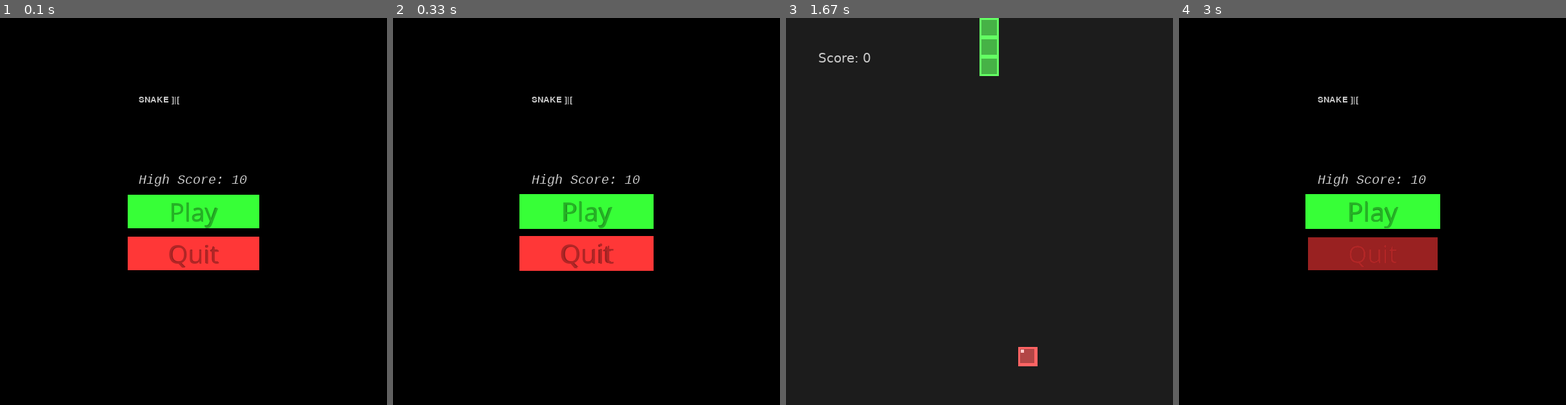
Above: before the commit, frames 1-4 (left to right).
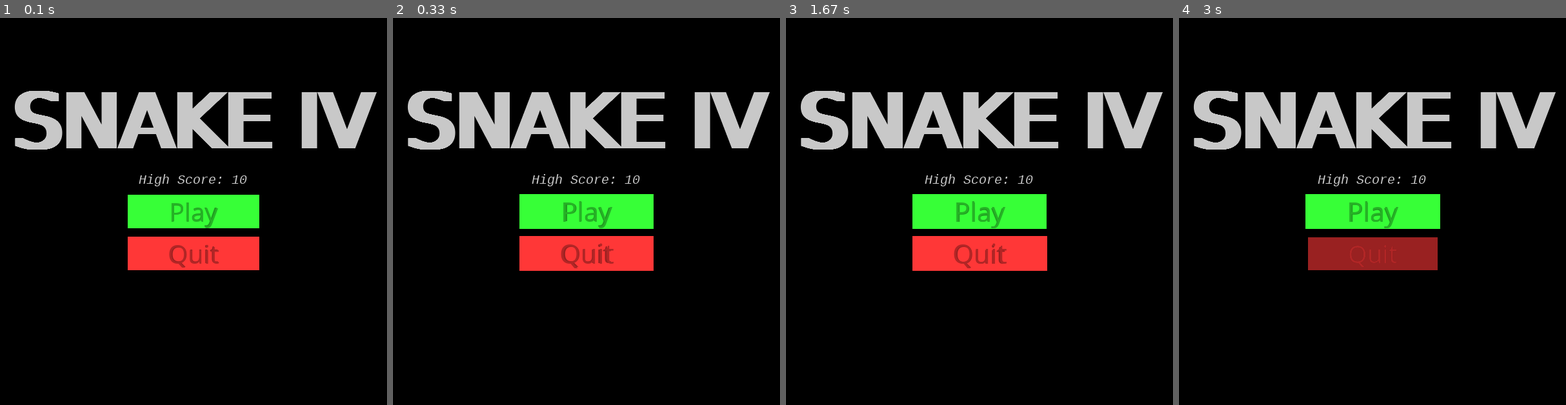
Above: after the commit, the same moments.

Repository: PerronBr826/pygame-snake-getit
Game: pygame game, started from main.py
Same seed, same stepped clock (60 frames per second), same inputs: the game is played once before the commit and once after it.
Inputs (mouse positions are in pixels of both pictures, inside the frame that each line leads up to):
- Up to frame 1 (0.1 s): no input
- Up to frame 2 (0.33 s): no input
- Up to frame 3 (1.67 s): click (979, 211) at 0.38 s; tap S at 0.67 s; click (1018, 296) at 1.05 s; click (1037, 76) at 1.38 s
- Up to frame 4 (3 s): click (1279, 134) at 2.22 s; click (1376, 250) at 2.55 s

The runs differ from the first frame. In frame 1, 7.6% of the frame differs, in the area x 3-98%, y 18-34%; in frame 2, 7.6%; in frame 3, 100%, in the area x 0-100%, y 0-100%; in frame 4, 7.6%.

Commit message:
Update main.py

Diff:
--- a/main.py
+++ b/main.py
@@ -98,7 +98,7 @@
         draw.draw_text(screen, ((WINDOW_WIDTH // 2 - 85), WINDOW_HEIGHT * 0.4), f"High Score: {high_score}", 20, font_color=WHITE, font_name="LiberationMono-Italic.ttf")
 
         # Main Text
-        draw.draw_text(screen, ((WINDOW_WIDTH // 2 - 85), WINDOW_HEIGHT * 0.2), f"SNAKE ]|[", 20, font_color=WHITE, font_name="")
+        draw.draw_text(screen, (15, WINDOW_HEIGHT * 0.15), f"SNAKE IV", 120, font_color=WHITE, bold=True)
 
         for button in buttons:
             button_x =  WINDOW_WIDTH // 2
@@ -168,19 +168,25 @@
     CELL_SIZE = 30
     direction = "Up"
     score = 0
-    speed = 20
+    particle_speed = 2
     tick = 0
+
+    # Establish Debris
+    debris = []
 
     def move_apple():
         return [random.randint(0, (WINDOW_WIDTH // CELL_SIZE) - 2) * CELL_SIZE, random.randint(0, (WINDOW_WIDTH // CELL_SIZE) - 2) * CELL_SIZE]
+
+    def gen_particles(position, count, color):
+        for i in range(count):
+            particle = [[position[0] + random.randint(0, CELL_SIZE), position[1] + random.randint(0, CELL_SIZE)], [random.randint(round(-particle_speed/2), round(particle_speed/2)), random.randint(particle_speed * 2, particle_speed * 4)], draw.darken_color(color, random.randint(50,100)/100), ]
+            debris.append(particle)
+
 
 
     snake_pos = [[int(WINDOW_WIDTH // 2), int(WINDOW_HEIGHT // 2)]]
     for segment in range(2):
         snake_pos.append([int(WINDOW_WIDTH / 2), int(WINDOW_HEIGHT / 2) + CELL_SIZE * (segment + 1)])
-
-    # Establish Debris
-    debris = []
 
     # Define Apple Position
     apple_position = move_apple()
@@ -211,6 +217,15 @@
         tick += 1
         interior_offset = (CELL_SIZE * 0.1)
         screen.fill(BLACK) # Use color from config
+
+        for particle in debris:
+            # Move Particle
+            particle[0][0] += particle[1][0]
+            particle[0][1] -= particle[1][1]
+            # Edit Velocity
+            particle[1][1] -= particle_speed/5
+
+            draw.draw_rect(screen, RED, particle[0], CELL_SIZE/6, CELL_SIZE/6)
 
         # Draw Apple
         draw.draw_rect(screen, RED, apple_position, CELL_SIZE, CELL_SIZE)
@@ -241,7 +256,7 @@
                     direction = "Right"
                 elif event.key == pygame.K_a or event.key == pygame.K_LEFT and direction != "Right":
                     direction = "Left"
-                elif event.key == pygame.K_w or event.key == pygame.K_DOWN and direction != "Up":
+                elif event.key == pygame.K_s or event.key == pygame.K_DOWN and direction != "Up":
                     direction = "Down"
 
         movement = [0,0]
@@ -271,6 +286,7 @@
         # Apple Collision
         if pygame.Rect(snake_pos[0][0], snake_pos[0][1], CELL_SIZE, CELL_SIZE).colliderect(pygame.Rect(apple_position[0], apple_position[1], CELL_SIZE, CELL_SIZE)):
             score += 1
+            gen_particles(apple_position, random.randint(10,20), RED)
             apple_position = move_apple()
             sound2.play()
 
